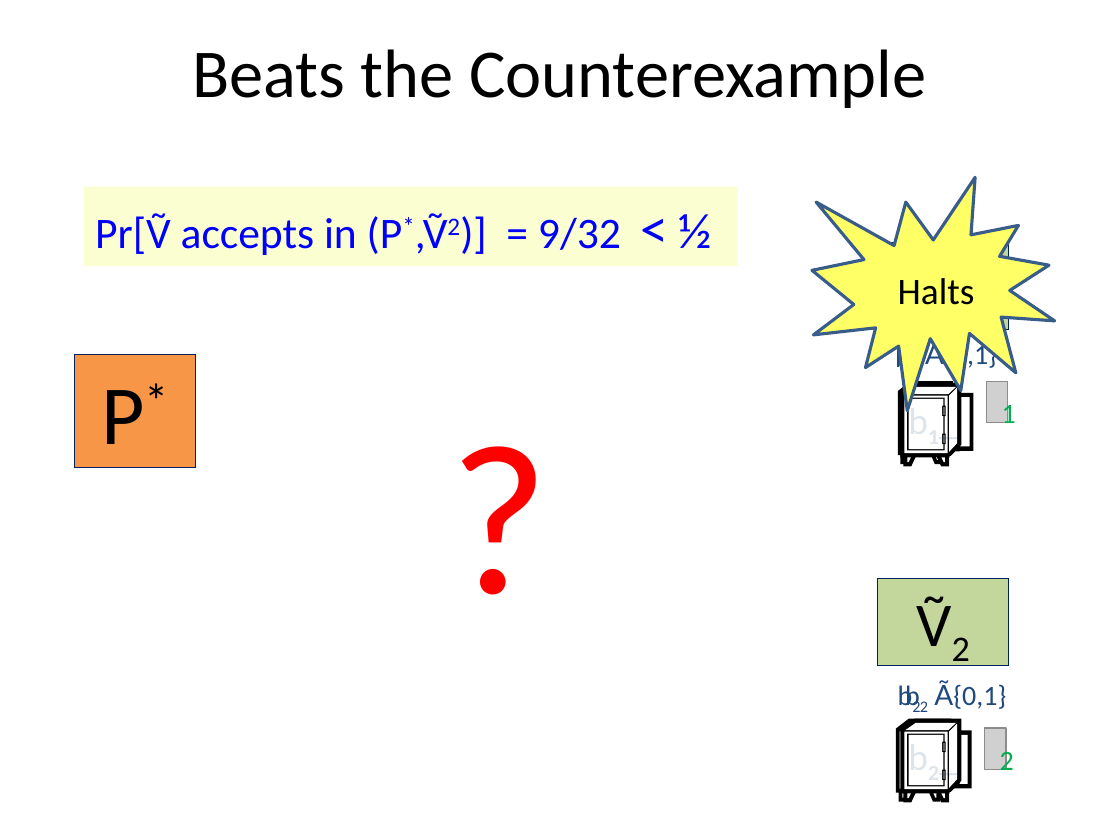
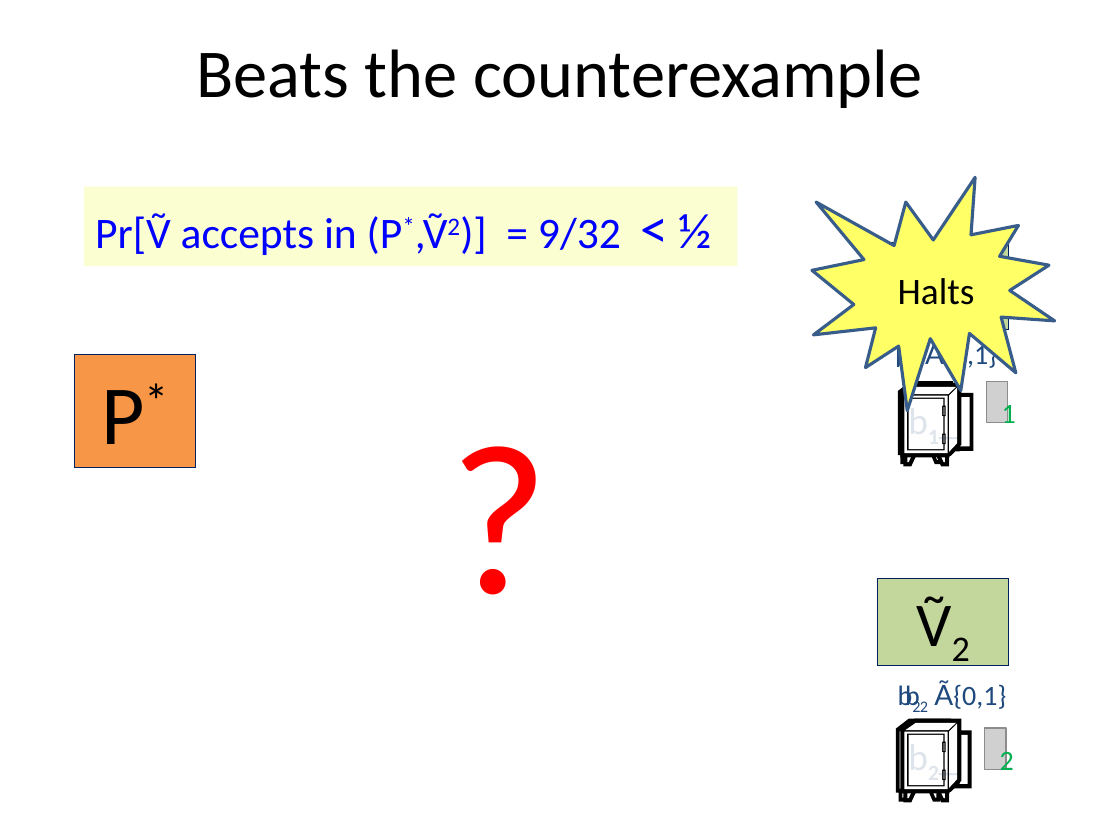
Before and after one commit to iftachh/MyHomepage, a slide deck: slide 8 of Courses/Info/Fall14/Slides/ParallelRepetition.ppsx (slide 7 before the commit). Drawn at 1120x840 pixels with LibreOffice and Linux fonts; fonts in the diff are those of the drawing; grey boxes stand for pictures; background and template pictures are left out. Boxes give left, top, right and bottom in pixels: in the first picture for what was removed or moved away, otherwise in the second. Text is boxed around its words. In the diff, an @@ line names an element or a change of style, - is before the commit and + after.

```diff
--- a/Courses/Info/Fall14/Slides/ParallelRepetition.ppsx
+++ b/Courses/Info/Fall14/Slides/ParallelRepetition.ppsx
@@ title at <box>196,49,922,108</box>: text changed @@
-Beats the Counterexample
+Beats the counterexample
```
Also in this commit, not shown: 4 other slides changed, 1 slide added.
